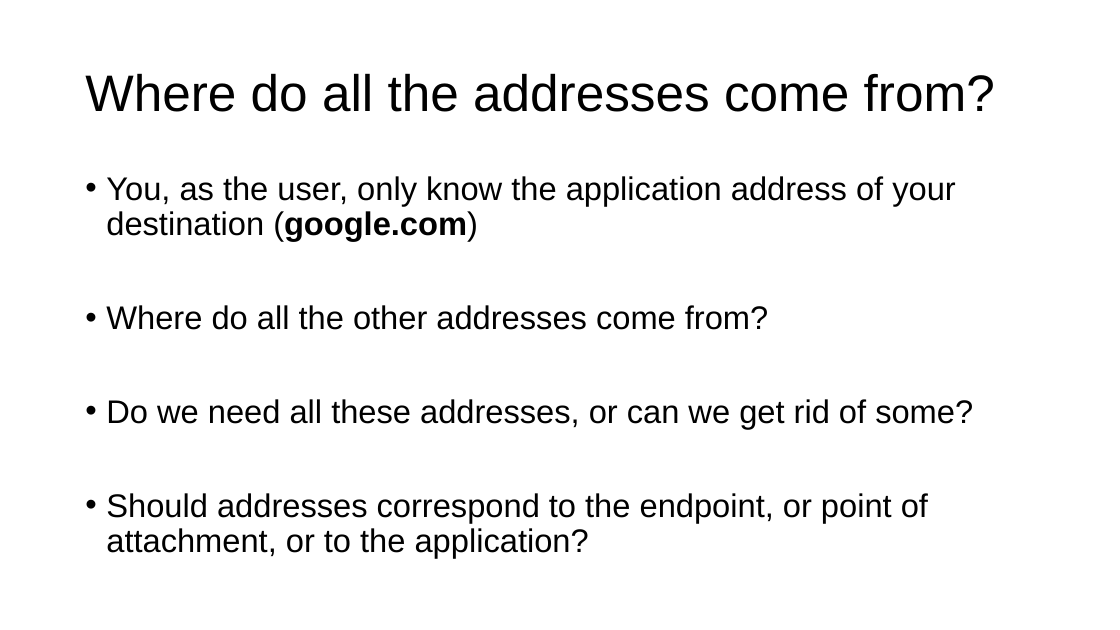
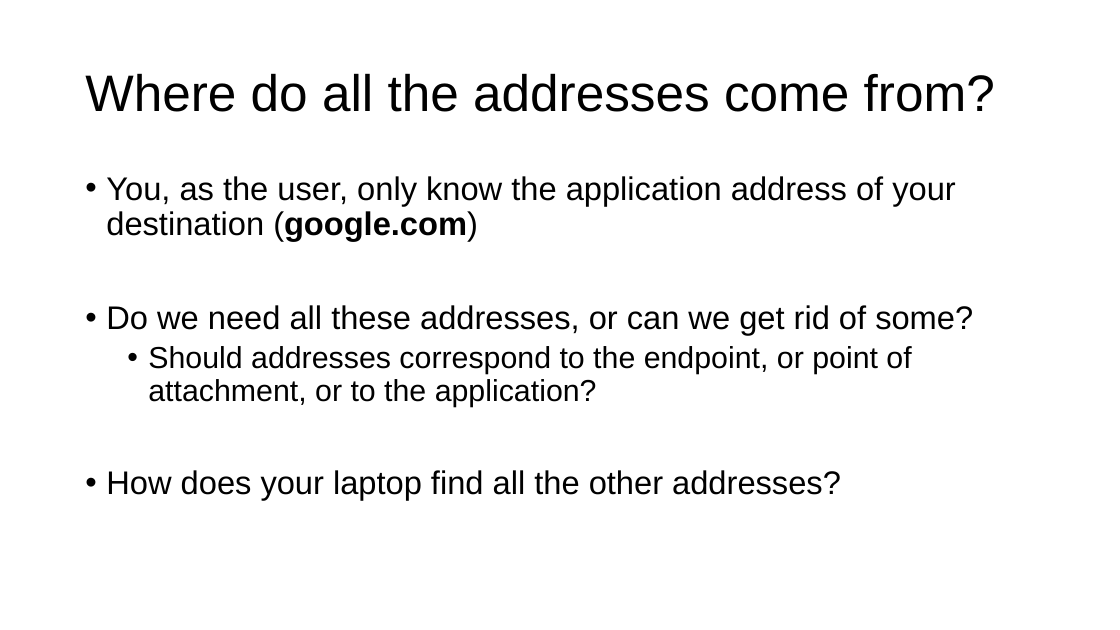
Before and after one commit to ngsrinivas/coursegen, a slide deck: slide 15 of ex/552-F19/lectures/02-architecture.pptx (slide 16 before the commit). Drawn at 1120x630 pixels with LibreOffice and Linux fonts; fonts in the diff are those of the drawing. Boxes give left, top, right and bottom in pixels: in the first picture for what was removed or moved away, otherwise in the second. Text is boxed around its words. In the diff, an @@ line names an element or a change of style, - is before the commit and + after.

```diff
--- a/ex/552-F19/lectures/02-architecture.pptx
+++ b/ex/552-F19/lectures/02-architecture.pptx
@@ text at (x1=106, y1=305, x2=768, y2=330): paragraph removed @@
-• Where do all the other addresses come from?
@@ text at (x1=148, y1=346, x2=911, y2=407): size 28 to 26 pt in "Should addresses correspond to the endpoint, or ..."; list level 1 to 2 in "Should addresses correspond to the ..." @@
@@ text at (x1=106, y1=470, x2=841, y2=500): paragraph added @@
+• How does your laptop find all the other addresses?
```
Also in this commit, not shown: 8 other slides changed, 2 other files.
